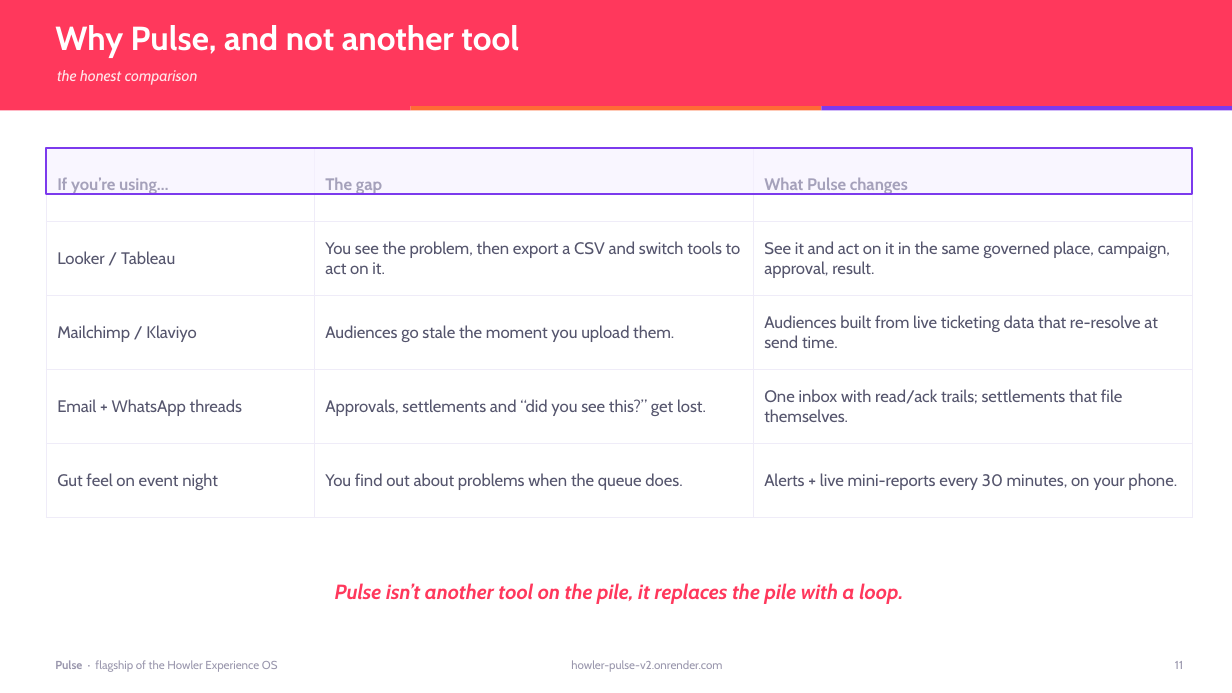
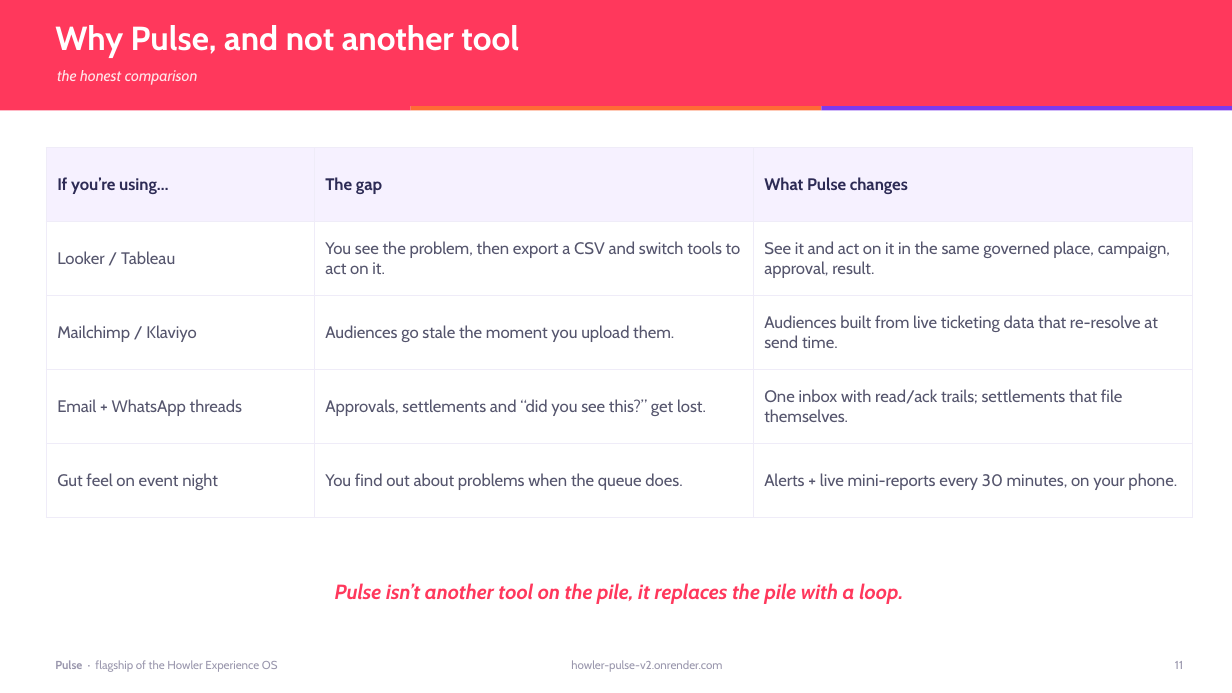
Before and after one commit to Shai-Xai/Shai-looker2, a slide deck: slide 11 of docs/sales-collateral/Pulse-Sales-Deck.pptx. Drawn at 1232x693 pixels with LibreOffice and Linux fonts; fonts in the diff are those of the drawing. Boxes give left, top, right and bottom in pixels: in the first picture for what was removed or moved away, otherwise in the second. Text is boxed around its words. In the diff, an @@ line names an element or a change of style, - is before the commit and + after.

```diff
--- a/docs/sales-collateral/Pulse-Sales-Deck.pptx
+++ b/docs/sales-collateral/Pulse-Sales-Deck.pptx
@@ table at (46,148,1192,494) @@
@@ fill #FFFFFF to #F6F1FF in row 1 @@
@@ rectangle removed at (46,148,1192,194) @@
```
Also in this commit, not shown: 2 other slides changed, 1 other file.
